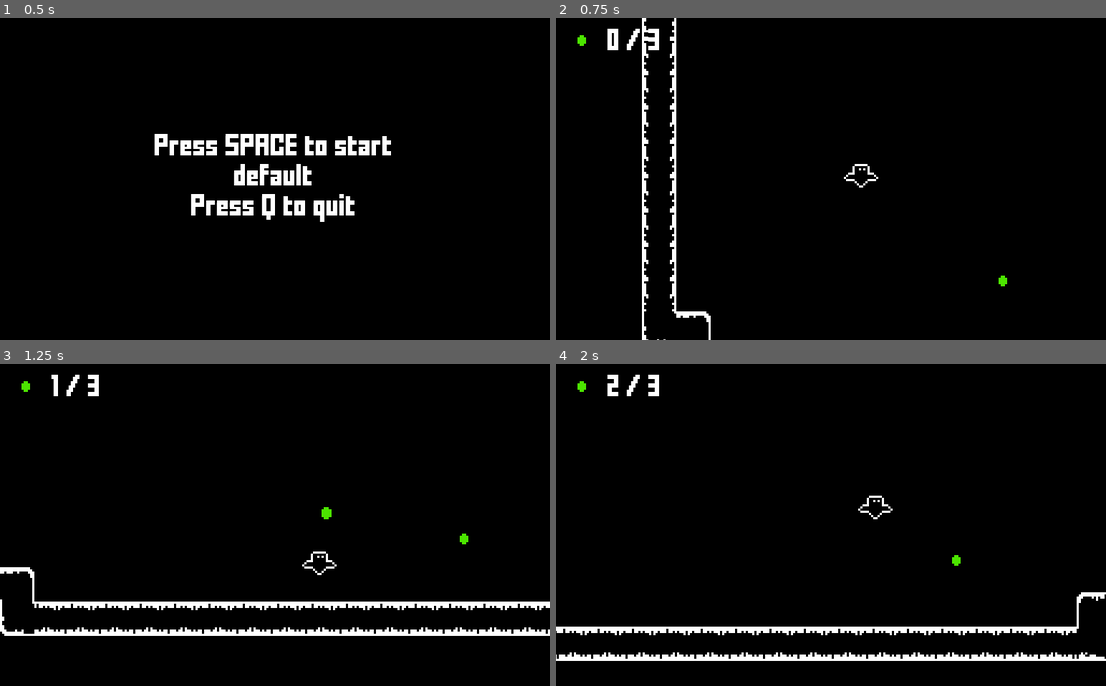
Above: before the commit, frames 1-4 (two rows, left to right).
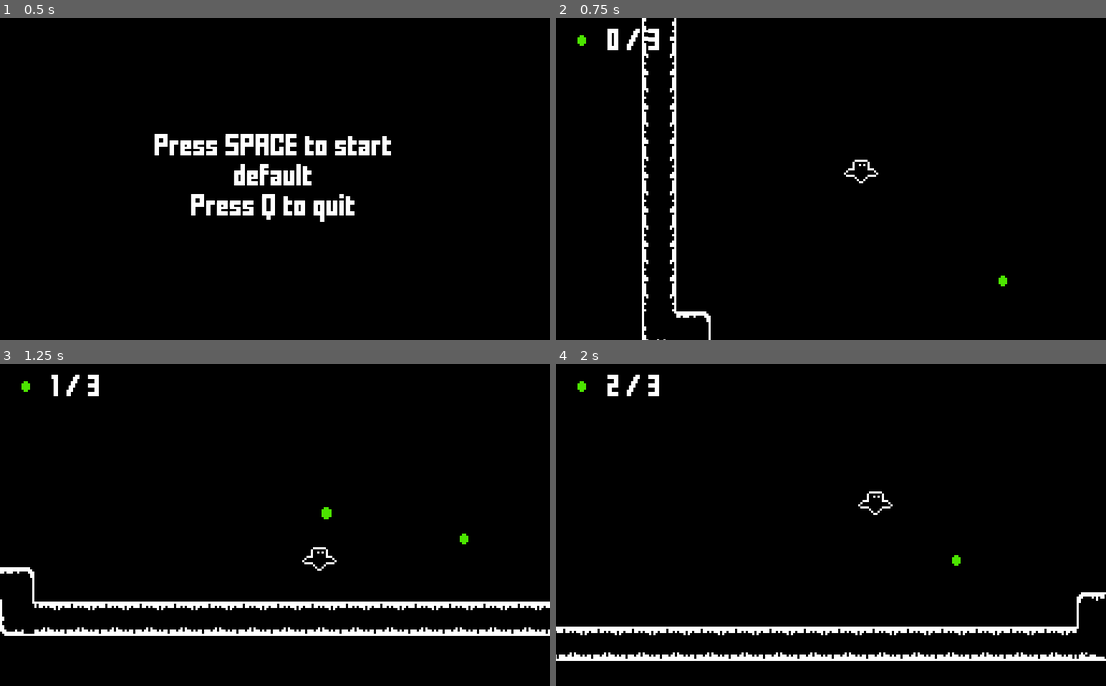
Above: after the commit, the same moments.

Repository: kylehorton33/1bit-platformer
Game: Godot game, scene res://src/Main.tscn
The game is run twice, just before and just after one commit, with the same random seed, the same clock (stepped at 60 frames per second) and the same inputs.
Inputs:
- Up to frame 1 (0.5 s): no input
- Up to frame 2 (0.75 s): tap Space (start) at 0.5 s; hold Right (ui_right) from 0.53 s (still down); hold Space (start) from 0.53 s (still down)
- Up to frame 3 (1.25 s): keep holding Right (ui_right); keep holding Space (start); tap Up (jump) at 0.77 s
- Up to frame 4 (2 s): keep holding Right (ui_right); release Space (start) at 1.28 s; tap Space (start) at 1.35 s; tap Up (jump) at 1.52 s

Frame 1 is identical in both runs. In frame 2, 0.2% of the frame differs, in the area x 52-59%, y 44-53%; in frame 3, 0.2%; in frame 4, 0.2%.

Commit message:
move player up 2px

Diff:
--- a/src/Player/Player.tscn
+++ b/src/Player/Player.tscn
@@ -60,7 +60,7 @@
 script = ExtResource( 2 )
 
 [node name="AnimatedSprite" type="AnimatedSprite" parent="."]
-position = Vector2( 0, -8 )
+position = Vector2( 0, -10 )
 frames = SubResource( 8 )
 animation = "fall"
 playing = true
